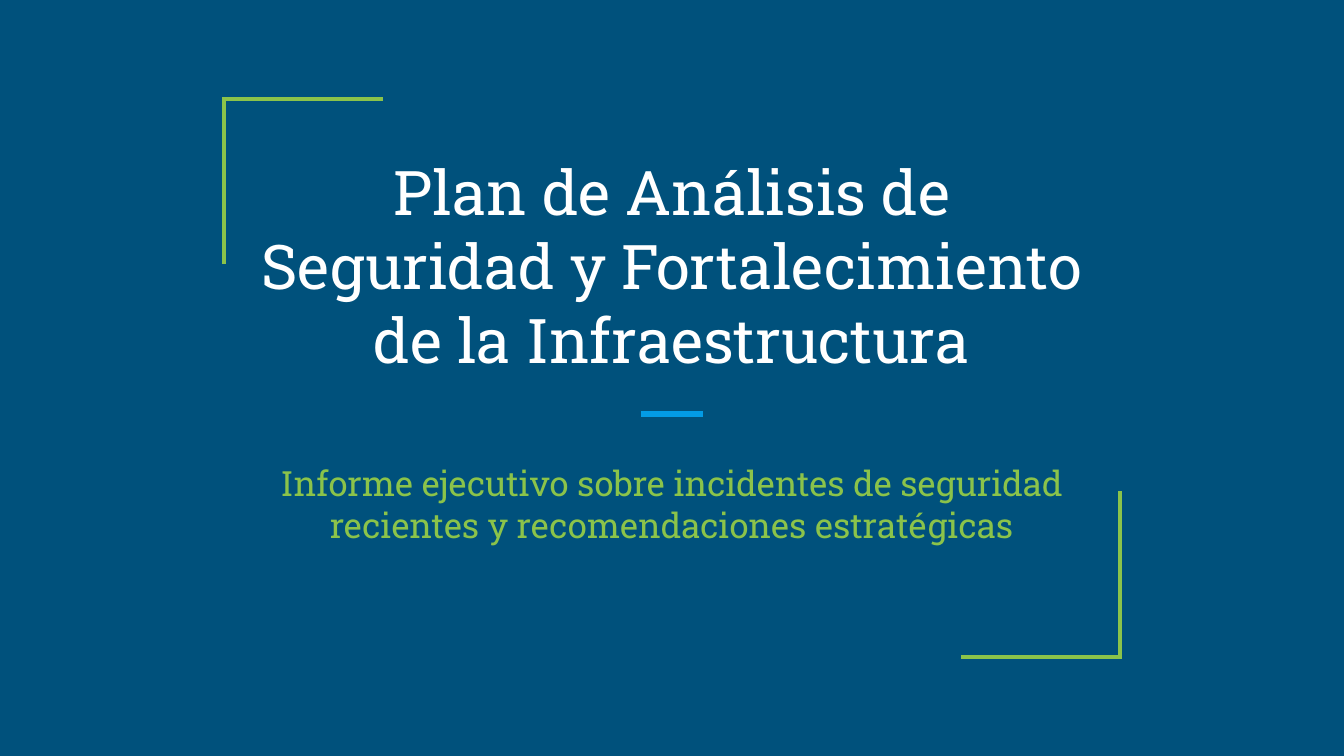
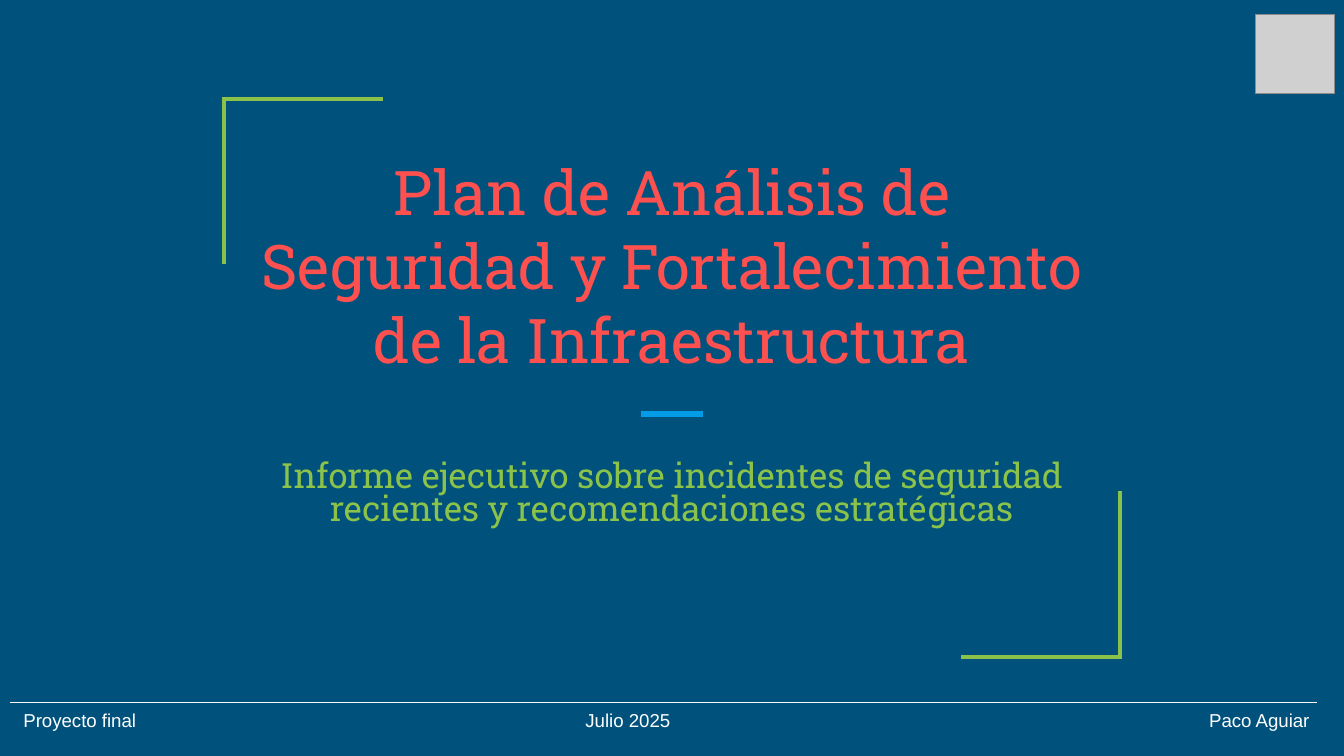
Before and after one commit to pacoaguiar/final_project_bootcamp_4geeks, a slide deck: slide 1 of 04. Proyecto final - Presentacion ejecutiva.pptx. Drawn at 1344x756 pixels with LibreOffice and Linux fonts; fonts in the diff are those of the drawing; grey boxes stand for pictures. Boxes give left, top, right and bottom in pixels: in the first picture for what was removed or moved away, otherwise in the second. Text is boxed around its words. In the diff, an @@ line names an element or a change of style, - is before the commit and + after.

Commit message:
Actualización proyecto

```diff
--- a/04. Proyecto final - Presentacion ejecutiva.pptx
+++ b/04. Proyecto final - Presentacion ejecutiva.pptx
@@ picture added at (x1=1255, y1=15, x2=1335, y2=94) @@
@@ title "Plan de Análisis de Seguridad ..." at (x1=261, y1=168, x2=1081, y2=364): text colour #FFFFFF to #FF5050 @@
@@ subtitle "Informe ejecutivo sobre incidentes de ..." at (x1=281, y1=461, x2=1062, y2=529): line spacing 1 to 0.8 @@
@@ line added from (11, 702) to (1317, 702), #F9F9F9 0.75 pt @@
@@ text added at (x1=23, y1=713, x2=136, y2=731), 10 pt, text #FFFFFF @@
+Proyecto final
@@ text added at (x1=585, y1=713, x2=670, y2=728), 10 pt, text #FFFFFF @@
+Julio 2025
@@ text added at (x1=1209, y1=713, x2=1310, y2=731), 10 pt, text #FFFFFF @@
+Paco Aguiar
```
Also in this commit, not shown: 6 other slides changed, 1 slide added, 1 slide removed.
